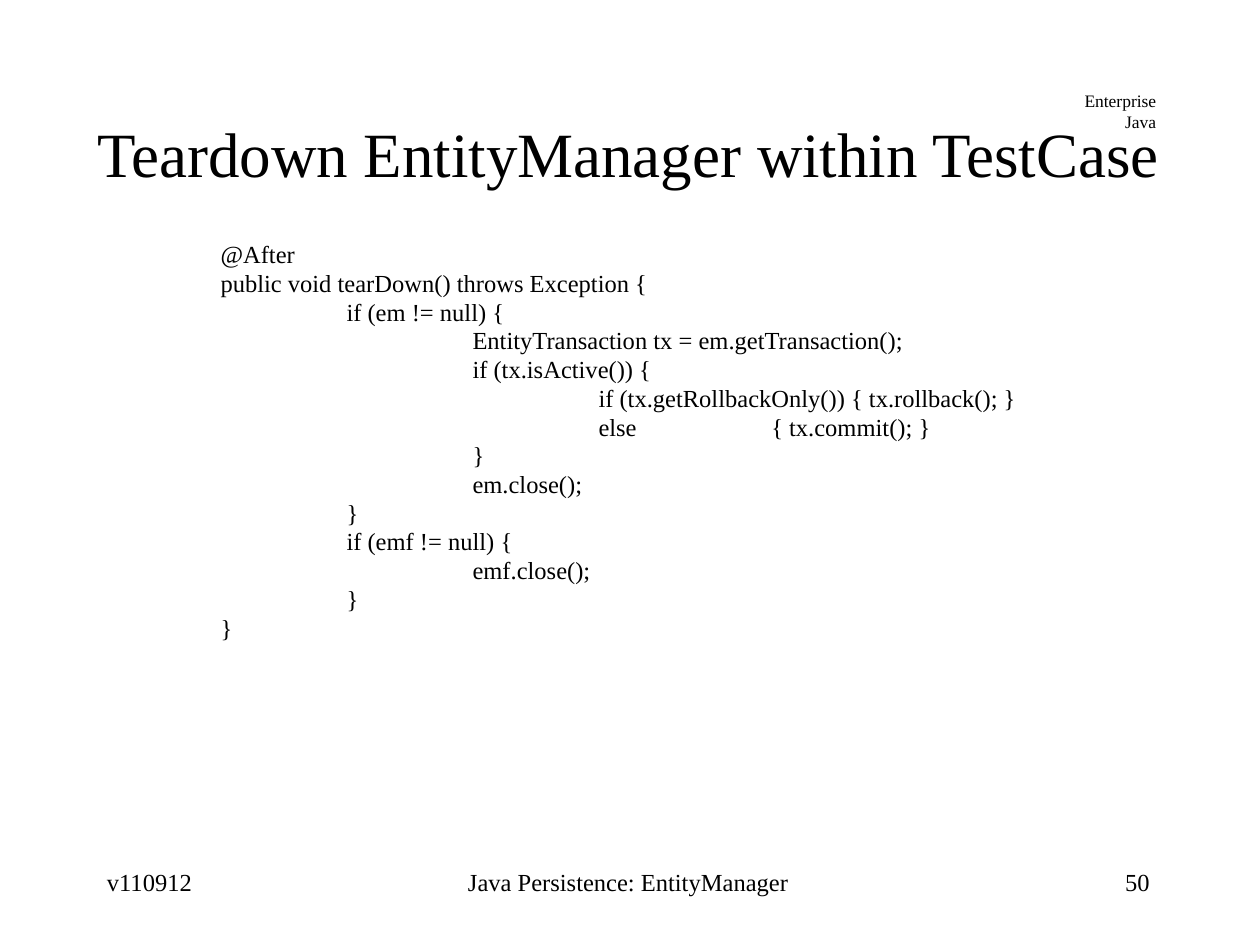
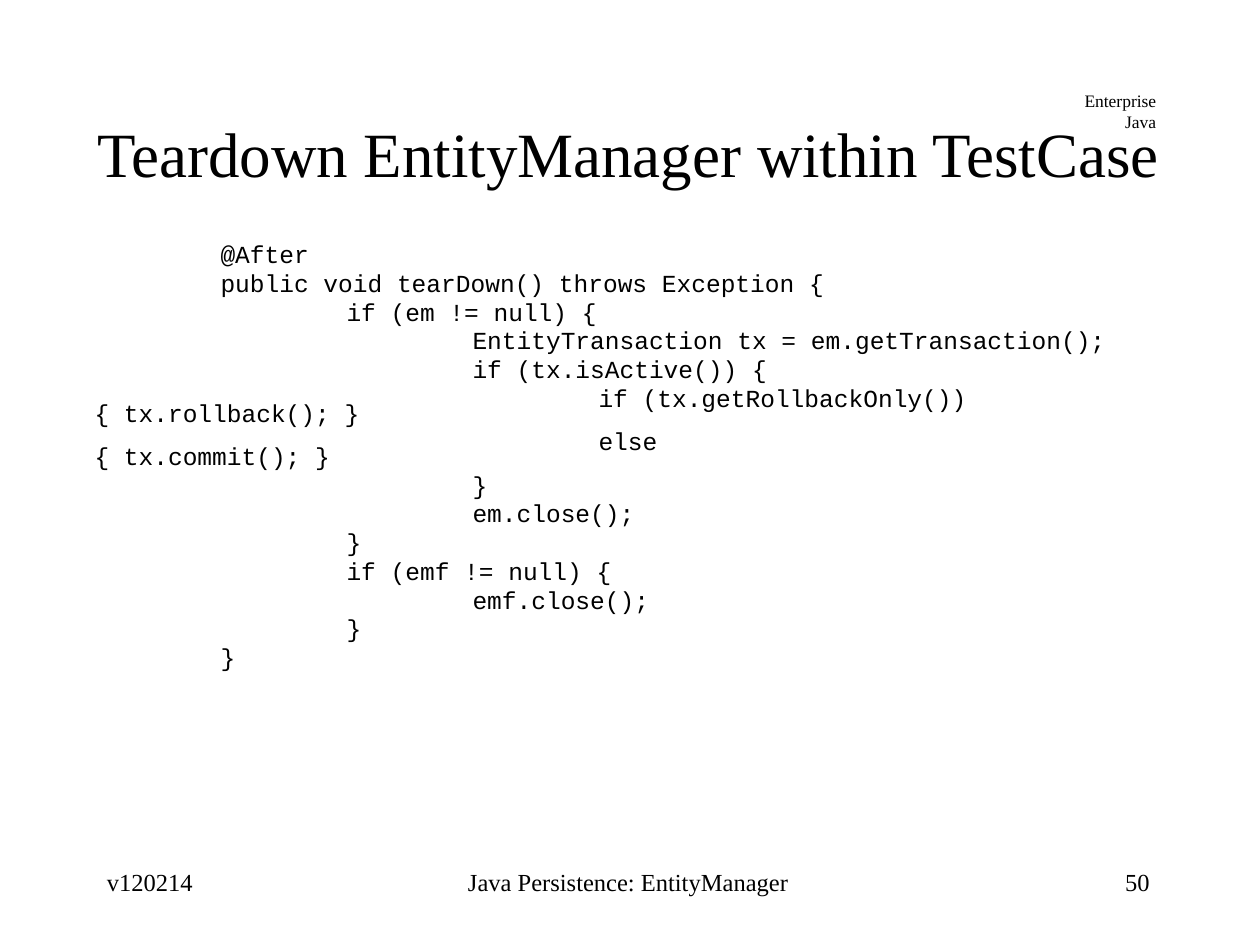
Before and after one commit to jcstaff/ejava-javaee, a slide deck: slide 50 of jpaDAO/src/site/resources/lectures/entityMgr.ppt. Drawn at 1260x945 pixels with LibreOffice and Linux fonts; fonts in the diff are those of the drawing. Boxes give left, top, right and bottom in pixels: in the first picture for what was removed or moved away, otherwise in the second. Text is boxed around its words. In the diff, an @@ line names an element or a change of style, - is before the commit and + after.

Commit message:
updated some page fonts

```diff
--- a/jpaDAO/src/site/resources/lectures/entityMgr.ppt
+++ b/jpaDAO/src/site/resources/lectures/entityMgr.ppt
@@ text "@After" at (124, 245, 1105, 614): font Times New Roman to Courier New @@
@@ text at (107, 874, 193, 892): text changed @@
-v110912
+v120214
```
Also in this commit, not shown: 54 other slides changed.
